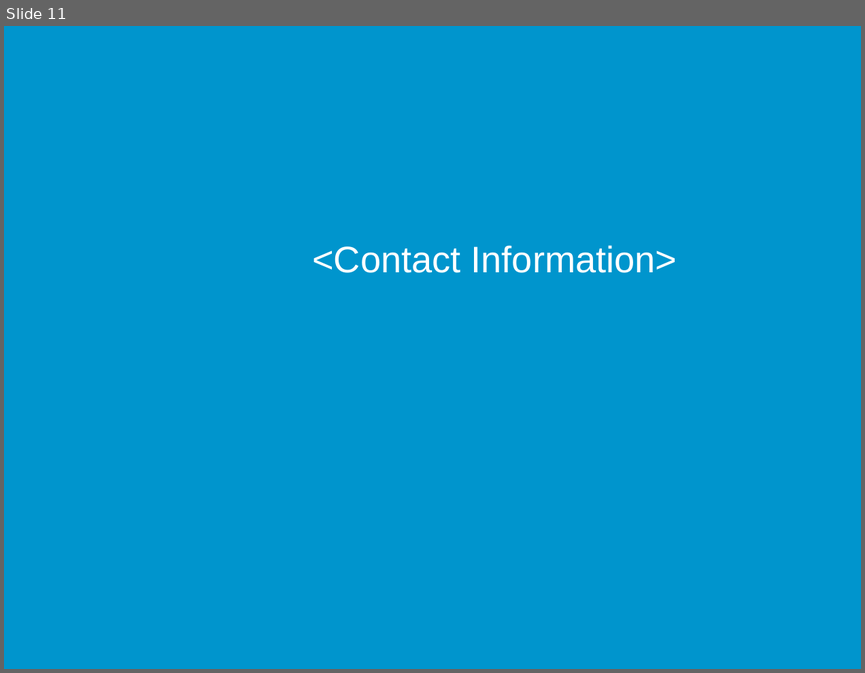
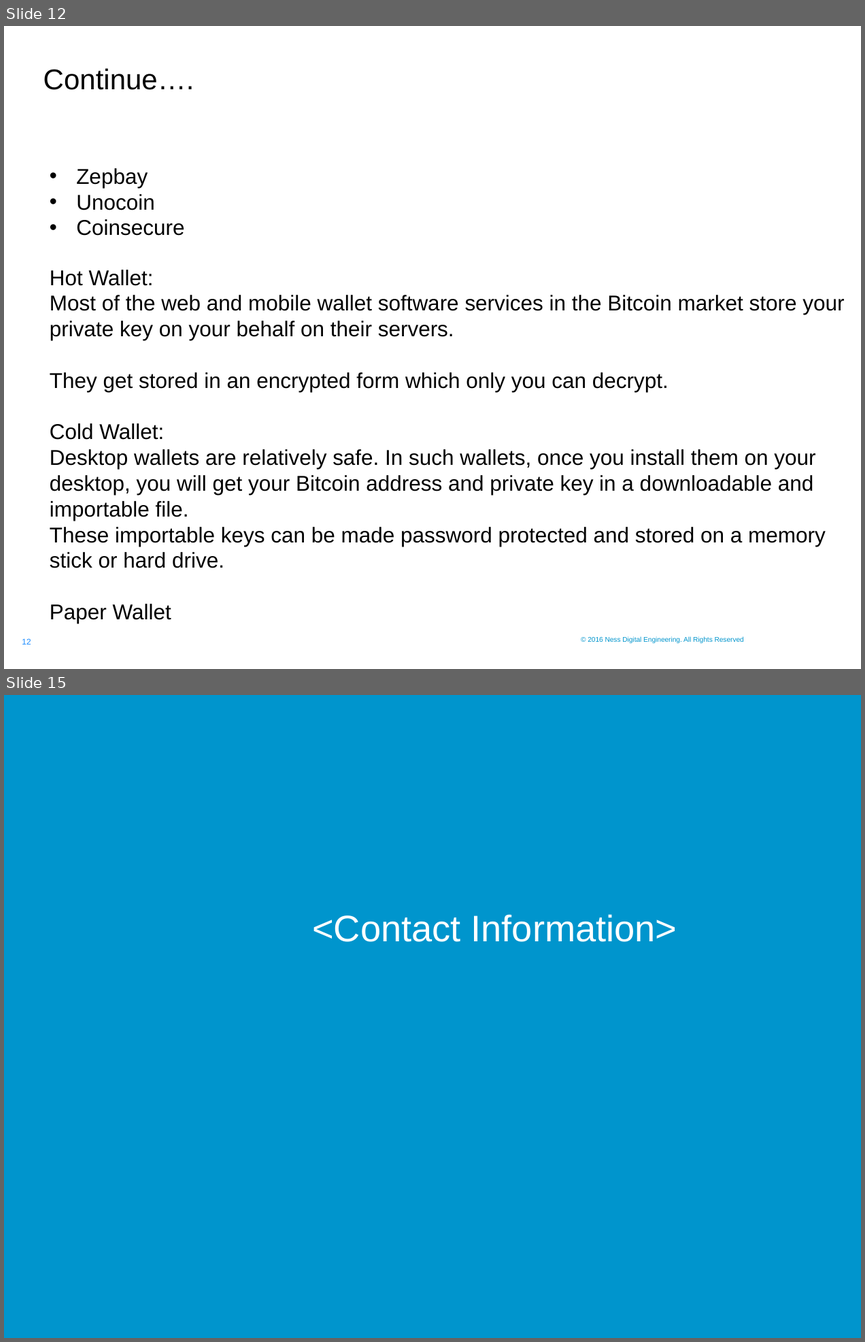
Before and after one commit to sagar-mahapatra-ness/traning, a slide deck: The_Raise_Of_Bitcoin_And_Other_Cryptocurrencies/Ness.pptx. Shown one above the other, each under a label of ours: slide 11 before the commit, slides 12 and 15 after it; the slides between them are not shown. The pictures are 865x673 and 865x1342 pixels, drawn with LibreOffice and Linux fonts; fonts in the diff are those of the drawing; background and template pictures are left out. Boxes give left, top, right and bottom in pixels: in the first picture for what was removed or moved away, otherwise in the second. Text is boxed around its words. In the diff, an @@ line names an element or a change of style, - is before the commit and + after.

```diff
--- a/The_Raise_Of_Bitcoin_And_Other_Cryptocurrencies/Ness.pptx
+++ b/The_Raise_Of_Bitcoin_And_Other_Cryptocurrencies/Ness.pptx
@@ slide 12 added at (x1=4, y1=26, x2=861, y2=669), background #FFFFFF @@
@@ title added at (x1=43, y1=68, x2=194, y2=90), 24 pt, text #000000 @@
+Continue….
@@ text added at (x1=76, y1=168, x2=184, y2=235), 18 pt, text #000000 @@
+• Zepbay
+• Unocoin
+• Coinsecure
@@ text added at (x1=50, y1=269, x2=844, y2=623), 18 pt, text #000000 @@
+Hot Wallet:
+Most of the web and mobile wallet software services in the Bitcoin market store your private key on your behalf on their servers.
+They get stored in an encrypted form which only you can decrypt.
+Cold Wallet:
+Desktop wallets are relatively safe. In such wallets, once you install them on your desktop, you will get your Bitcoin address and private key in a downloadable and importable file.
+These importable keys can be made password protected and stored on a memory stick or hard drive.
+Paper Wallet
@@ text added at (x1=587, y1=636, x2=744, y2=643), 10 pt, text #0095CD @@
+© 2016 Ness Digital Engineering. All Rights Reserved
@@ page number added at (x1=22, y1=638, x2=31, y2=644), 12 pt, text #198BFF @@
+12
@@ what was slide 11 is now slide 15 @@
```
Also in this commit, not shown: 3 slides changed, 9 other slides added, 6 slides removed, 27 other files.
